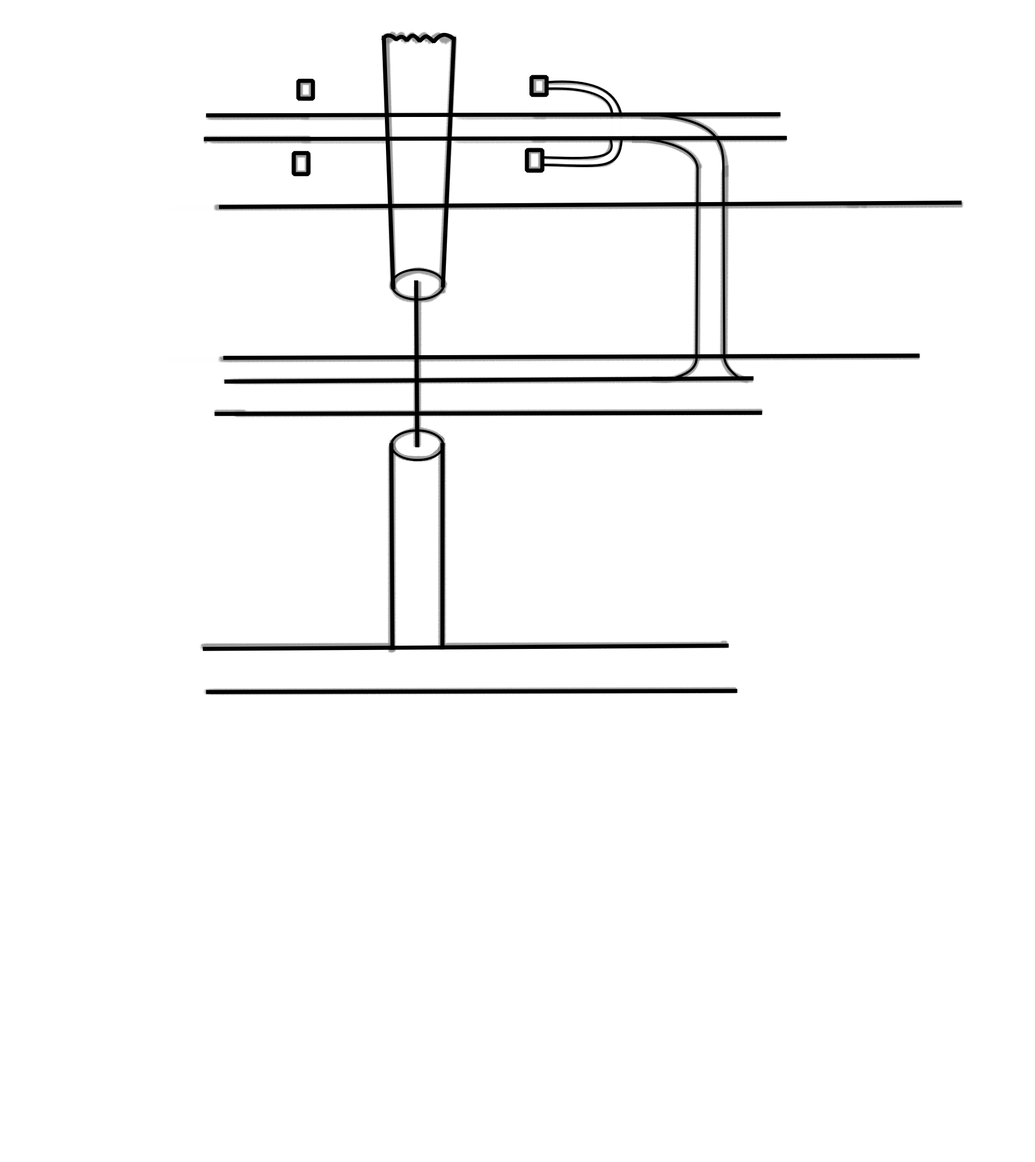
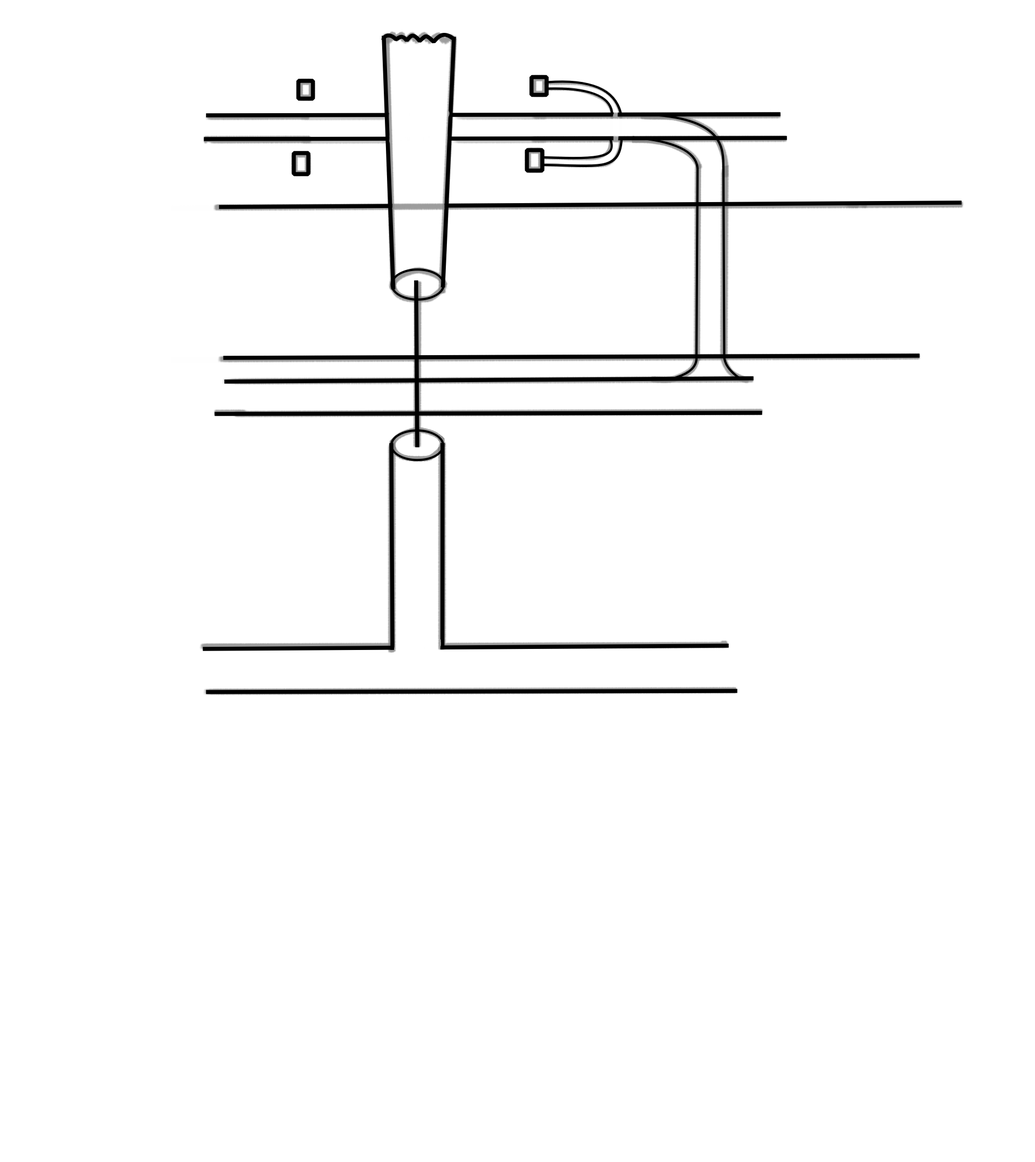
Comparing the layer stacks of the two 1035x1162 images. Changes:
pixels changed over [left=388, top=110, right=619, bottom=651] (layer not identified)
